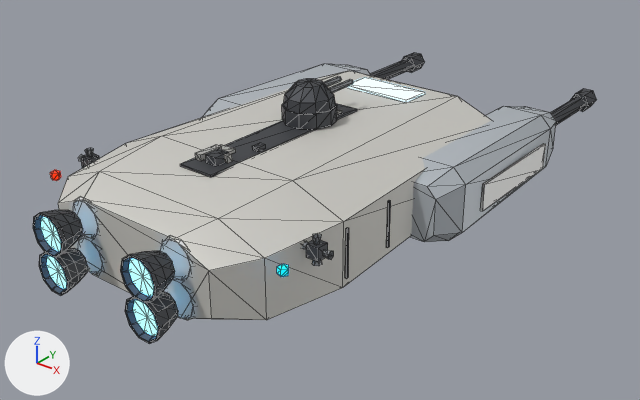
What one commit did to the glTF model godot/assets/ships/gunboat.glb.
The view is the same before and after, from a camera (50 mm lens) standing at (1.57, -2.09, 1.08) and looking at (-0.02, -0.11, -0.15). The axes (+X, +Y, +Z) are drawn at lower left. The lights are the same throughout. The picture after the commit comes second. Mesh edges are drawn as thin lines. Where no turn or scale is listed for an object, it has been applied to the vertices. Vertices at exactly the same position are counted once.

Names of what the first picture shows: 'Hull'.
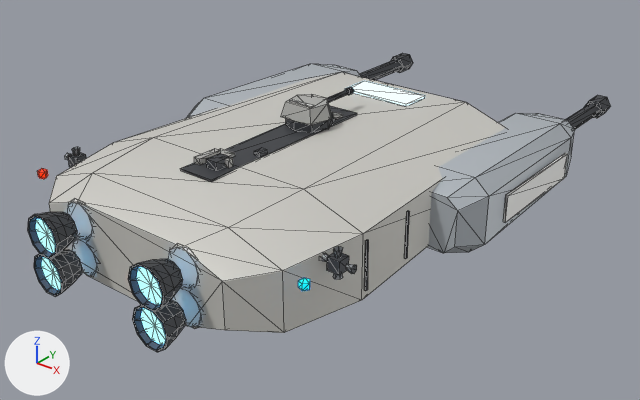
Changed parts and their boxes [x1, y1, x2, y2] in the pictures (640 x 400 px; the box of a moved part takes in the faces that stretch with it):
'Hull', reshaped
    before: [33, 52, 597, 344]
    after: [28, 53, 611, 352]
'Turret_4', added
    after: [281, 87, 354, 132]
    faces in mat_shippanel (grey #b5b5b1): [281, 94, 331, 125]
    faces in mat_hulldark (dark grey #4d5055): [286, 87, 354, 132]
part 1 of me_hull, moved or reshaped
    before: [58, 71, 491, 320]
    after: [49, 72, 506, 333]
part 2 of me_hull, moved or reshaped
    before: [180, 103, 357, 177]
    after: [180, 105, 357, 182]
part 3 of me_hull, moved or reshaped
    before: [206, 149, 229, 166]
    after: [206, 153, 230, 171]
part 4 of me_hull, moved or reshaped
    before: [386, 200, 391, 248]
    after: [404, 211, 410, 259]
part 5 of me_hull, moved or reshaped
    before: [345, 227, 349, 279]
    after: [364, 239, 369, 291]
part 6 of me_hull, moved or reshaped
    before: [551, 97, 585, 125]
    after: [565, 103, 600, 129]
part 7 of me_hull, moved or reshaped
    before: [571, 89, 597, 112]
    after: [584, 95, 611, 118]
part 8 of me_hull, moved or reshaped
    before: [370, 59, 413, 79]
    after: [360, 60, 401, 80]
part 9 of me_hull, moved or reshaped
    before: [402, 52, 424, 72]
    after: [391, 53, 413, 73]
part 10 of me_hull, moved or reshaped
    before: [195, 144, 222, 161]
    after: [194, 148, 221, 165]
part 11 of me_hull, moved or reshaped
    before: [224, 153, 232, 163]
    after: [225, 158, 233, 168]
part 12 of me_hull, moved or reshaped
    before: [480, 144, 546, 211]
    after: [503, 153, 568, 223]
part 13 of me_hull, moved or reshaped
    before: [72, 197, 99, 238]
    after: [72, 239, 97, 276]
part 14 of me_hull, moved or reshaped
    before: [160, 236, 191, 280]
    after: [171, 288, 202, 328]
part 15 of me_hull, moved or reshaped
    before: [410, 106, 556, 242]
    after: [428, 113, 575, 253]
part 16 of me_hull, moved or reshaped
    before: [202, 64, 371, 117]
    after: [185, 64, 361, 119]
part 17 of me_hull, moved or reshaped
    before: [348, 77, 425, 102]
    after: [345, 81, 425, 106]
part 18 of me_hull, deleted
    before: [50, 76, 354, 277]
part 19 of me_hull, moved or reshaped
    before: [33, 153, 334, 344]
    after: [28, 147, 357, 352]
part 20 of me_hull, moved or reshaped
    before: [220, 109, 342, 154]
    after: [219, 112, 343, 158]

What the commit changed:
me_hull is used by ob_hull; location (0.0, 0.0, 0.0).
me_hull had 1086 vertices, 1820 faces and spanned x -0.5..0.5, y -1.0..1.0, z -0.26..0.26.
me_hull now has 932 vertices, 1564 faces and spans x -0.58..0.58, y -1.0..1.0, z -0.21..0.15.
me_hull part 1: the loose piece of 40 vertices spanning x -0.41..0.41, y -0.88..0.43, z -0.17..0.14 is scaled about its middle by (1.15, 1, 1), then moved by (0.0, 0.0, -0.01).
me_hull part 2: the loose piece of 8 vertices spanning x -0.06..0.06, y -0.65..-0.02, z 0.14 is moved by (0.0, 0.0, -0.01).
me_hull part 3: the loose piece of 8 vertices spanning x -0.01..0.03, y -0.6..-0.55, z 0.14..0.17 is moved by (0.0, 0.0, -0.01).
me_hull part 4: the loose piece of 8 vertices spanning x 0.39..0.4, y -0.34..-0.33, z -0.09..0.05 is moved by (0.06, 0.0, -0.01).
me_hull part 5: the loose piece of 8 vertices spanning x 0.4..0.41, y -0.53, z -0.09..0.06 is moved by (0.06, 0.0, -0.01).
me_hull part 6: the loose piece of 12 vertices spanning x 0.35..0.4, y 0.54..0.98, z -0.05..-0.01 is moved by (0.06, 0.0, -0.01).
me_hull part 7: the loose piece of 12 vertices spanning x 0.34..0.41, y 0.93..1.0, z -0.06..0.0 is moved by (0.06, 0.0, -0.01).
me_hull part 8: the loose piece of 12 vertices spanning x -0.4..-0.35, y 0.54..0.98, z -0.05..-0.01 is moved by (-0.06, 0.0, -0.01).
me_hull part 9: the loose piece of 12 vertices spanning x -0.41..-0.34, y 0.93..1.0, z -0.06..0.0 is moved by (-0.06, 0.0, -0.01).
me_hull part 10: the loose piece of 8 vertices spanning x -0.05..-0.03, y -0.6..-0.52, z 0.14..0.16 is moved by (-0.01, 0.0, -0.01).
me_hull part 11: the loose piece of 8 vertices spanning x 0.0..0.04, y -0.57..-0.55, z 0.14..0.16 is moved by (0.0, 0.0, -0.01).
me_hull part 12: the loose piece of 8 vertices spanning x 0.5, y -0.01..0.38, z -0.07..0.01 is moved by (0.07, 0.0, -0.01).
me_hull part 13: the loose piece of 40 vertices spanning x -0.23..-0.11, y -0.89..-0.87, z -0.02..0.1 is moved by (-0.03, 0.0, -0.12).
me_hull part 14: the loose piece of 40 vertices spanning x 0.11..0.23, y -0.89..-0.87, z -0.02..0.1 is moved by (0.03, 0.0, -0.12).
me_hull part 15: the loose piece of 32 vertices spanning x 0.26..0.5, y -0.2..0.57, z -0.14..0.09 is scaled about its middle by (1.15, 1, 1), then moved by (0.06, 0.0, -0.01).
me_hull part 16: the loose piece of 32 vertices spanning x -0.5..-0.26, y -0.2..0.57, z -0.14..0.09 is scaled about its middle by (1.15, 1, 1), then moved by (-0.06, 0.0, -0.01).
me_hull part 17: the loose piece of 8 vertices spanning x -0.12..0.12, y 0.15..0.26, z 0.13..0.14 is moved by (0.0, 0.0, -0.01).
me_hull part 18: 17 loose pieces with 250 vertices, spanning x -0.43..0.43, y -0.8..-0.01, z -0.26..0.26, are deleted.
me_hull part 19: 28 vertices moved within x -0.46..0.46, y -1.0..-0.67, z -0.12..0.06; 330 vertices removed from x -0.46..0.46, y -1.0..-0.65, z -0.13..0.1; 426 vertices added at x -0.53..0.53, y -1.0..-0.65, z -0.14..0.08.
me_hull part 20: 4 vertices moved within x 0.0..0.04, y -0.11..-0.07, z 0.14; 18 vertices removed from x -0.05..0.05, y -0.56..-0.07, z 0.14..0.15; 18 vertices added at x -0.06..0.05, y -0.56..-0.07, z 0.13..0.14.
Other edits to the shape of me_hull do not show in these pictures.
Mesh me_turret_4 is new.
It has 56 vertices, 92 faces and spans x -0.071..0.071, y -0.071..0.205, z 0.0..0.076.
Faces by material slot: [60, 20, 12].
It uses material mat_hulldark (dark grey #4d5055).
It uses material mat_shippanel (grey #b5b5b1).
It uses material mat_accent (white #e7e7e5).
Object 'Turret_4' (ob_turret_4) is new; it shows me_turret_4.
Its location is (0.0, -0.179, 0.129).
